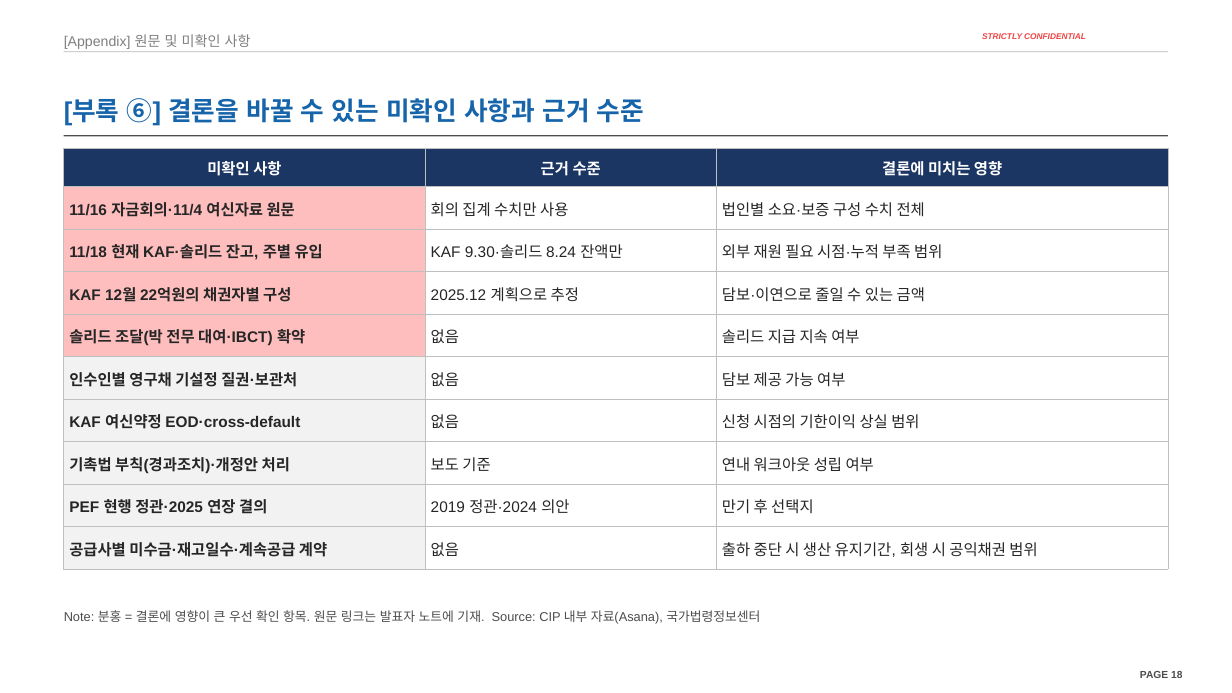
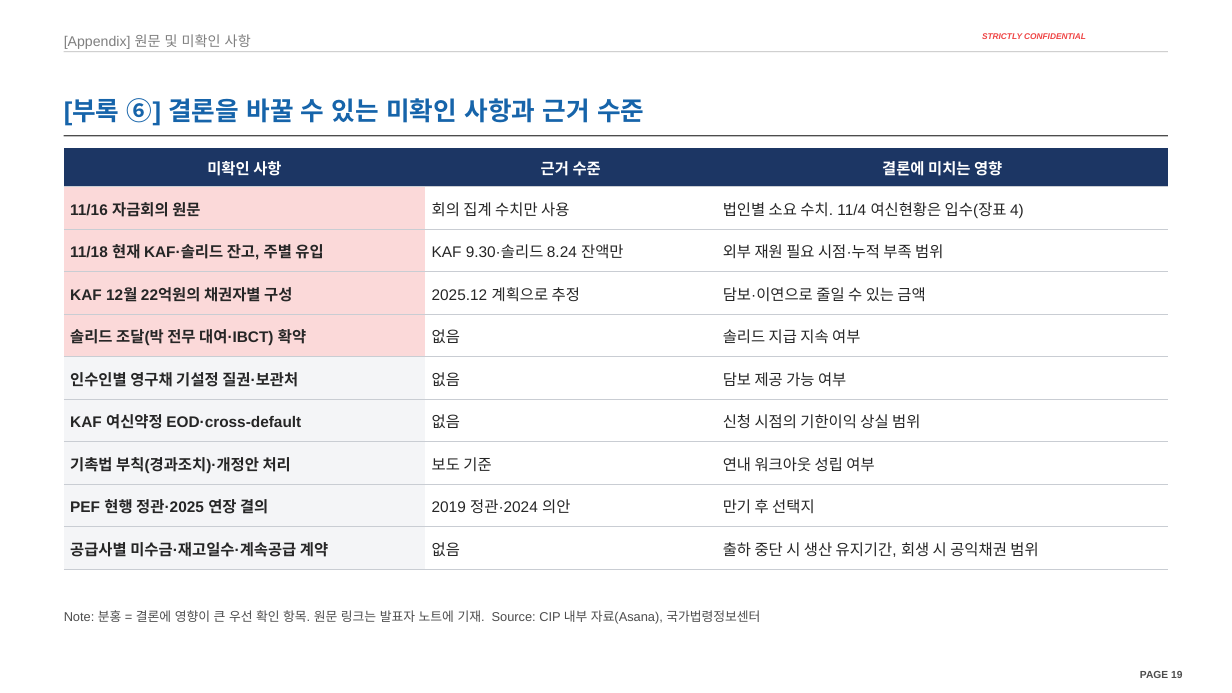
Before and after one commit to jogyesung/GS-Secretary, a slide deck: slide 19 of outputs/CIP_KAF_솔리드_자금조달차질_시나리오_20261118.pptx (slide 18 before the commit). Drawn at 1232x693 pixels with LibreOffice and Linux fonts; fonts in the diff are those of the drawing; background and template pictures are left out. Boxes give left, top, right and bottom in pixels: in the first picture for what was removed or moved away, otherwise in the second. Text is boxed around its words. In the diff, an @@ line names an element or a change of style, - is before the commit and + after.

```diff
--- a/outputs/CIP_KAF_솔리드_자금조달차질_시나리오_20261118.pptx
+++ b/outputs/CIP_KAF_솔리드_자금조달차질_시나리오_20261118.pptx
@@ table at [64, 148, 1168, 569] @@
-row 2, column 1: 11/16 자금회의·11/4 여신자료 원문
+row 2, column 1: 11/16 자금회의 원문
-row 2, column 3: 법인별 소요·보증 구성 수치 전체
+row 2, column 3: 법인별 소요 수치. 11/4 여신현황은 입수(장표 4)
@@ fill #FFBEBE to #FBD9D9 in 4 cells @@
@@ fill #F2F2F2 to #F4F5F7 in 5 cells @@
@@ borders changed @@
```
Also in this commit, not shown: 23 other slides changed, 1 slide added, 3 other files.
